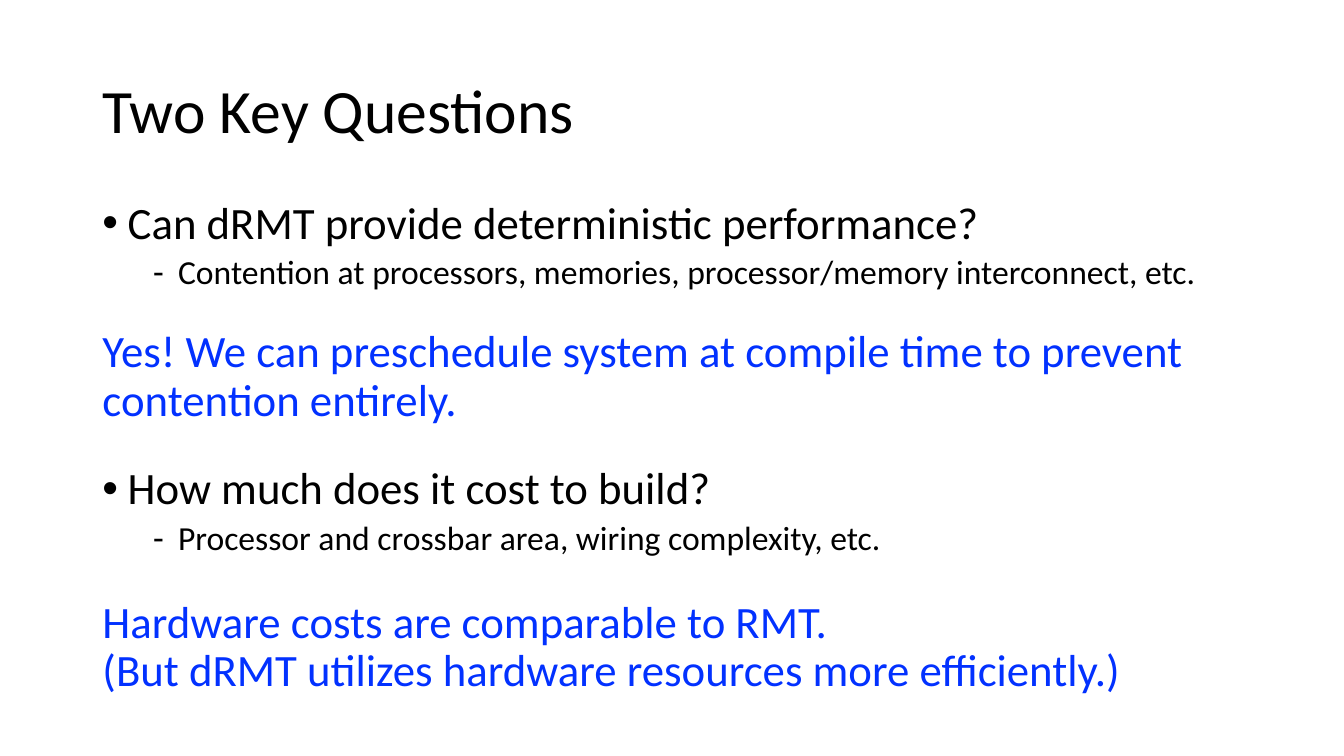
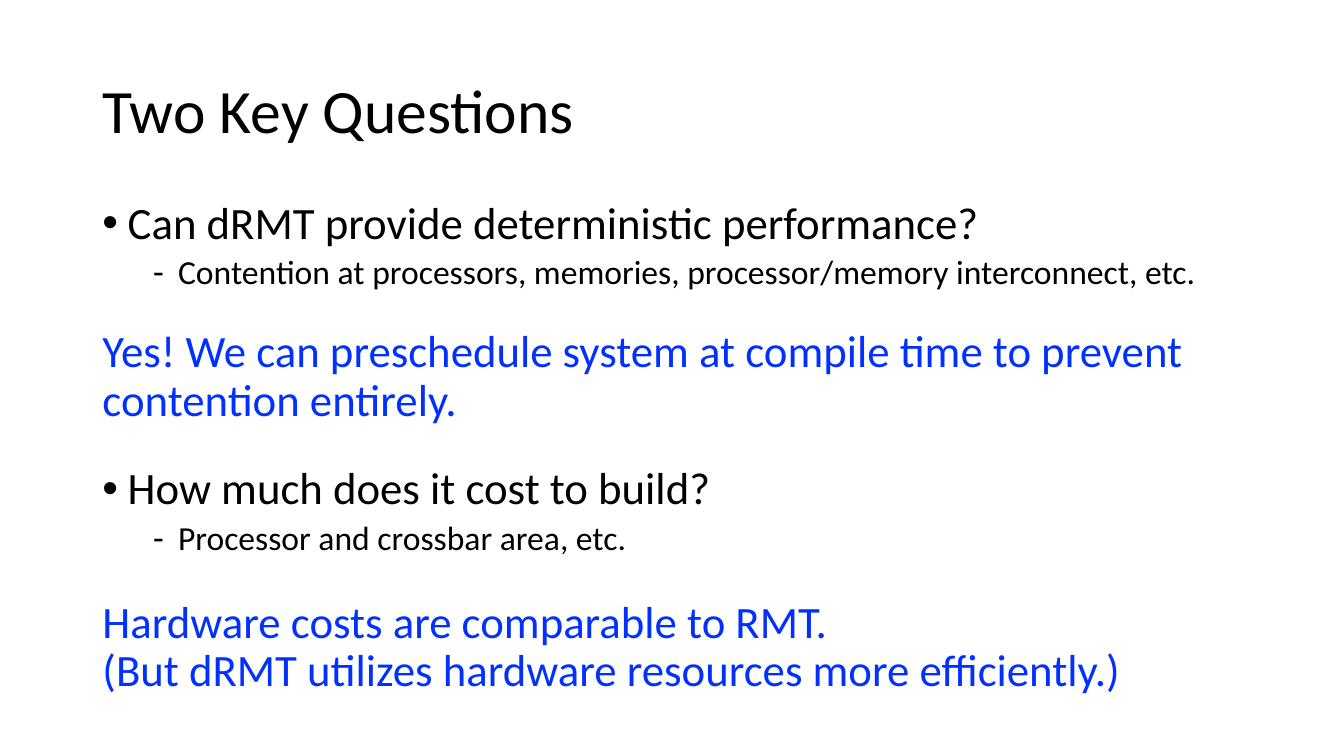
Before and after one commit to anirudhSK/drmt_talk, a slide deck: slide 13 of drmt.pptx. Drawn at 1344x756 pixels with LibreOffice and Linux fonts; fonts in the diff are those of the drawing. Boxes give left, top, right and bottom in pixels: in the first picture for what was removed or moved away, otherwise in the second. Text is boxed around its words. In the diff, an @@ line names an element or a change of style, - is before the commit and + after.

Commit message:
Some more changes

```diff
--- a/drmt.pptx
+++ b/drmt.pptx
@@ text at (178,526,626,554): text changed @@
-  – Processor and crossbar area, wiring complexity, etc.
+  – Processor and crossbar area, etc.
```
Also in this commit, not shown: 1 other slide changed.
